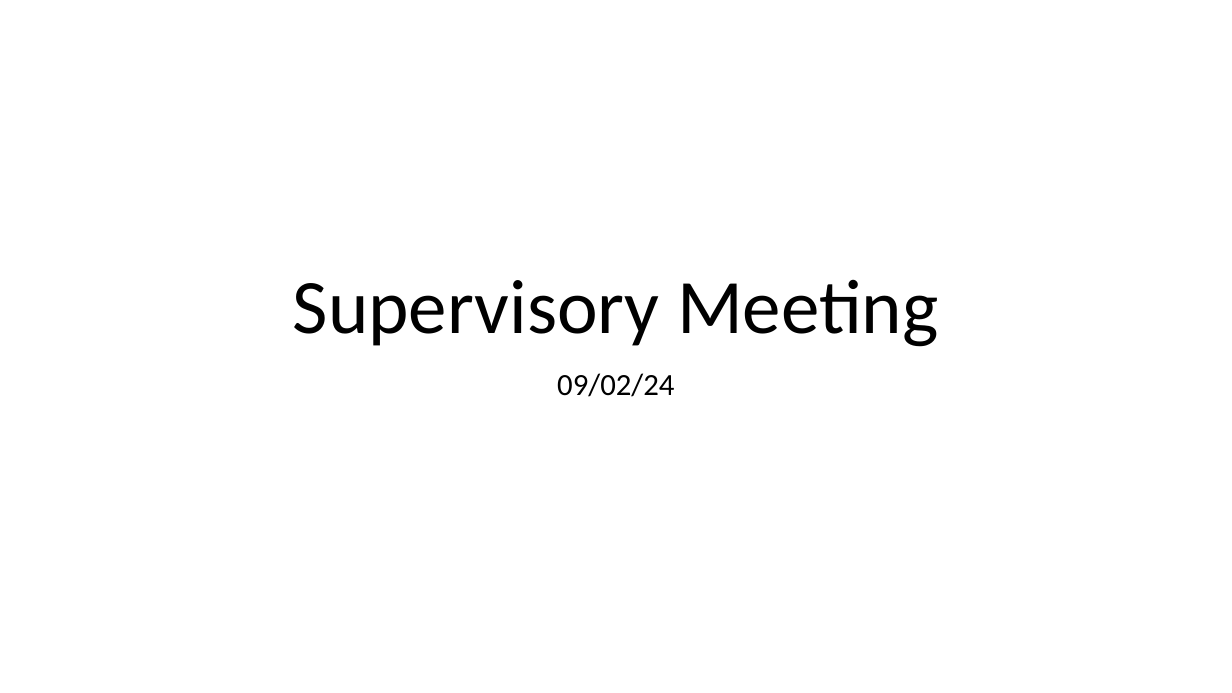
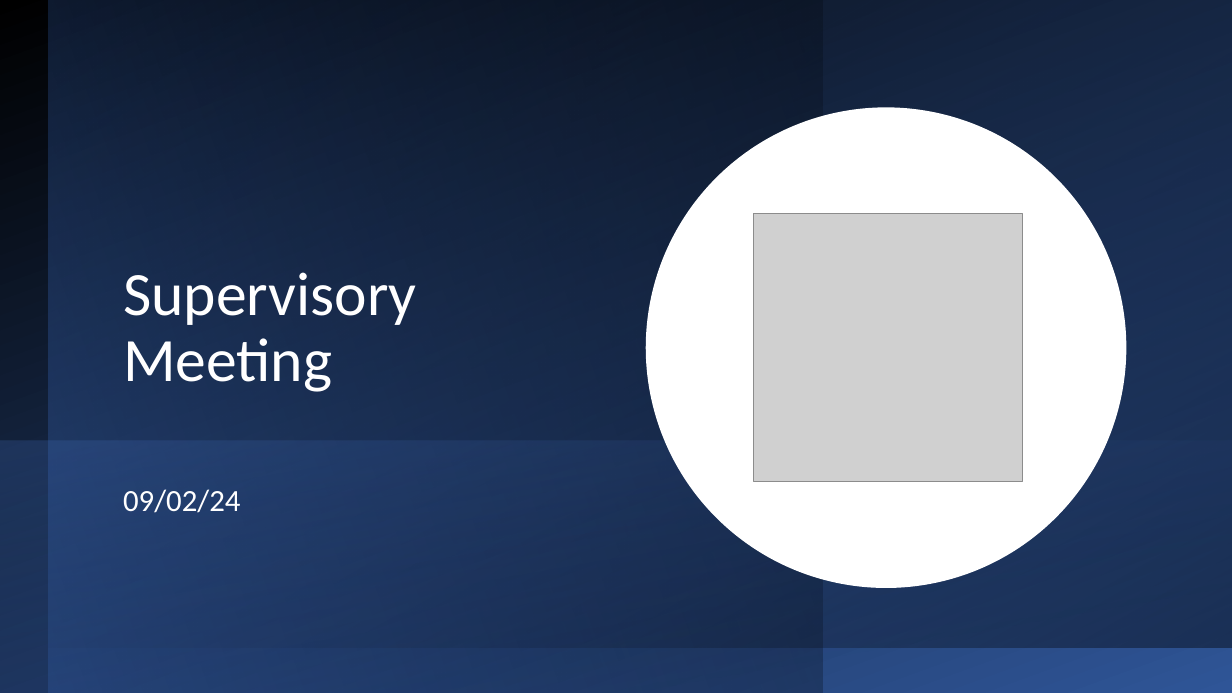
Before and after one commit to ofithcheallaigh/phd, a slide deck: slide 1 of Presentations/Supervisor Meetings/2024/20240209.pptx. Drawn at 1232x693 pixels with LibreOffice and Linux fonts; fonts in the diff are those of the drawing; grey boxes stand for pictures. Boxes give left, top, right and bottom in pixels: in the first picture for what was removed or moved away, otherwise in the second. Text is boxed around its words. In the diff, an @@ line names an element or a change of style, - is before the commit and + after.

```diff
--- a/Presentations/Supervisor Meetings/2024/20240209.pptx
+++ b/Presentations/Supervisor Meetings/2024/20240209.pptx
@@ rectangle added at bbox=[0, 0, 1232, 693], fill gradient #000000 to #2F5597 @@
@@ rectangle added at bbox=[49, 0, 823, 693], fill gradient #2F5597 to #000000 @@
@@ rectangle added at bbox=[49, 0, 1232, 648], fill gradient #4472C4 to #000000 @@
@@ title "Supervisory Meeting": place and size @@
-title "Supervisory Meeting" at bbox=[293, 279, 938, 347]
+title "Supervisory Meeting" at bbox=[123, 272, 417, 392]
@@ title "Supervisory Meeting" at bbox=[123, 272, 417, 392]: size 60 to 48 pt, text colour #000000 to #FFFFFF; alignment centre to left @@
@@ ellipse added at bbox=[646, 107, 1127, 588], fill #FFFFFF @@
@@ picture added at bbox=[754, 213, 1022, 482] @@
@@ rectangle added at bbox=[0, 439, 1232, 693], fill gradient #4472C4 to #203864 @@
@@ subtitle "09/02/24": place and size @@
-subtitle "09/02/24" at bbox=[557, 373, 674, 397]
+subtitle "09/02/24" at bbox=[123, 489, 240, 513]
@@ subtitle "09/02/24" at bbox=[123, 489, 240, 513]: text colour #000000 to #FFFFFF; alignment centre to left @@
```
Also in this commit, not shown: 2 other slides changed, 1 slide added.
